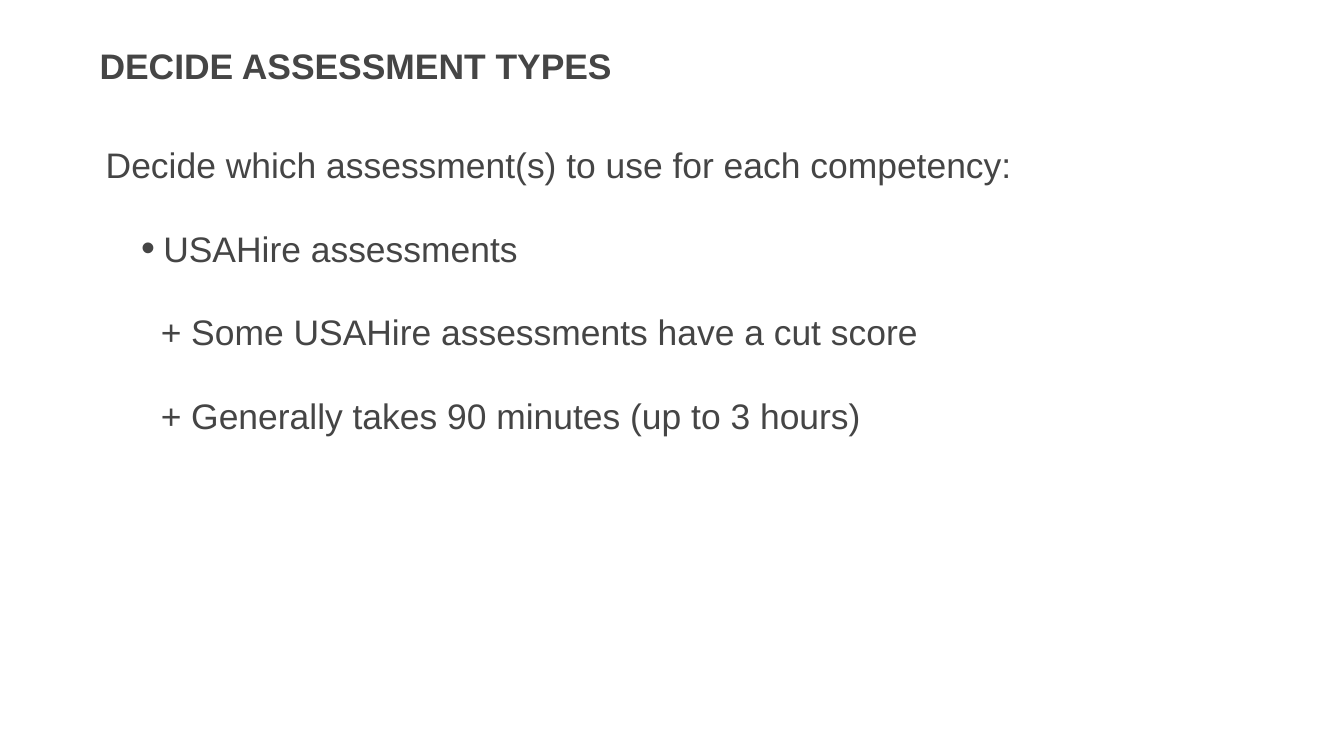
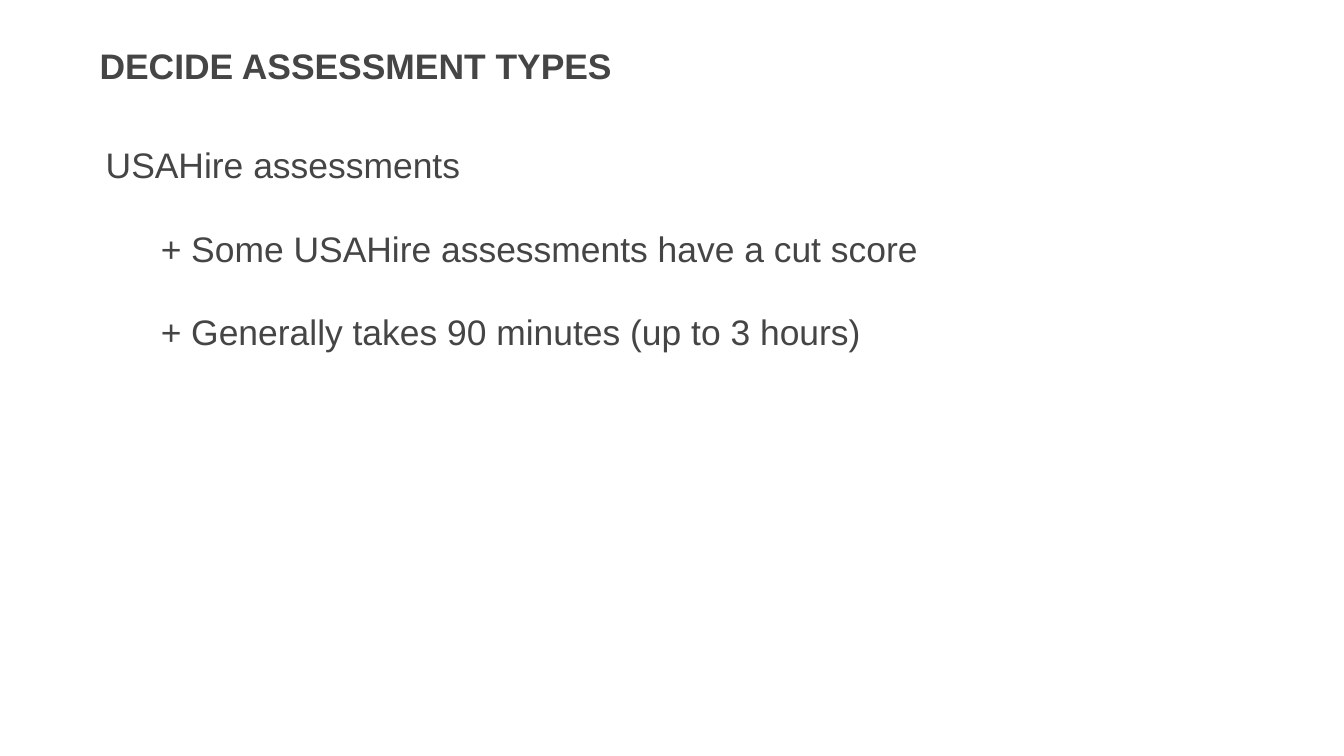
Before and after one commit to usds/SME-QA-Website, a slide deck: slide 37 of toolkit/job-analysis/job-analysis-presentation.pptx. Drawn at 1344x756 pixels with LibreOffice and Linux fonts; fonts in the diff are those of the drawing. Boxes give left, top, right and bottom in pixels: in the first picture for what was removed or moved away, otherwise in the second. Text is boxed around its words. In the diff, an @@ line names an element or a change of style, - is before the commit and + after.

```diff
--- a/toolkit/job-analysis/job-analysis-presentation.pptx
+++ b/toolkit/job-analysis/job-analysis-presentation.pptx
@@ text at box(106, 152, 1011, 185): paragraph removed @@
-Decide which assessment(s) to use for each competency:
@@ text at box(106, 152, 460, 179): bullet • to none; list level 2 to 1 in "USAHire assessments" @@
```
Also in this commit, not shown: 3 other slides changed.
